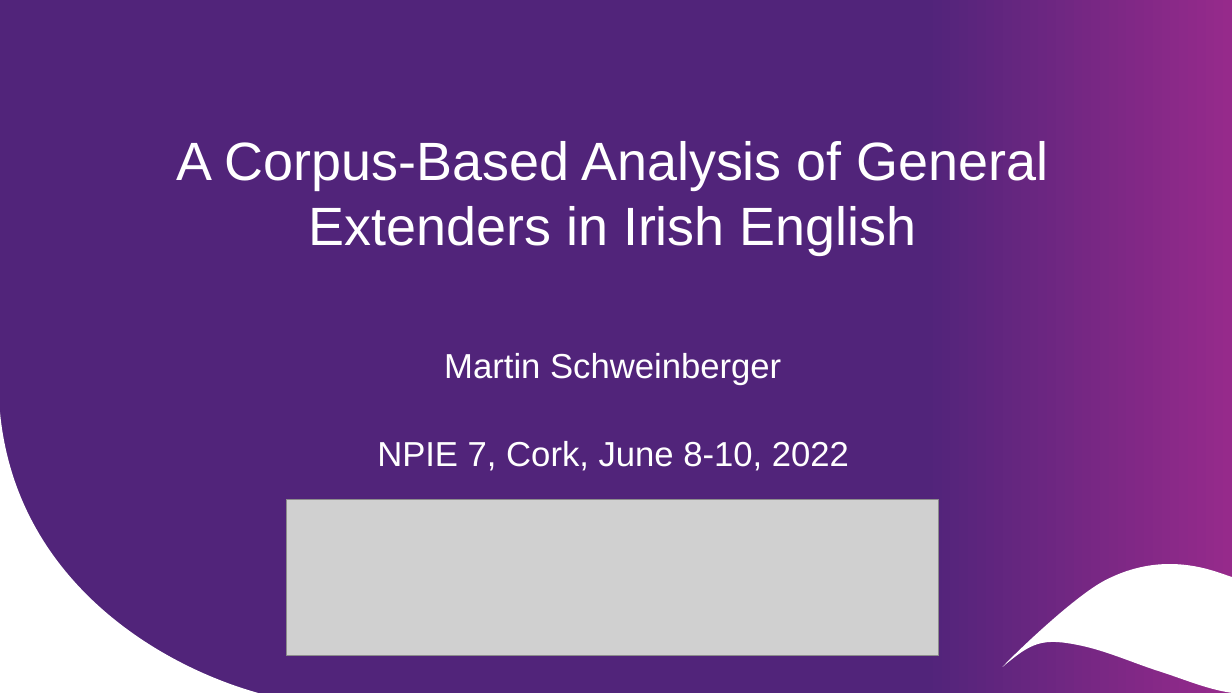
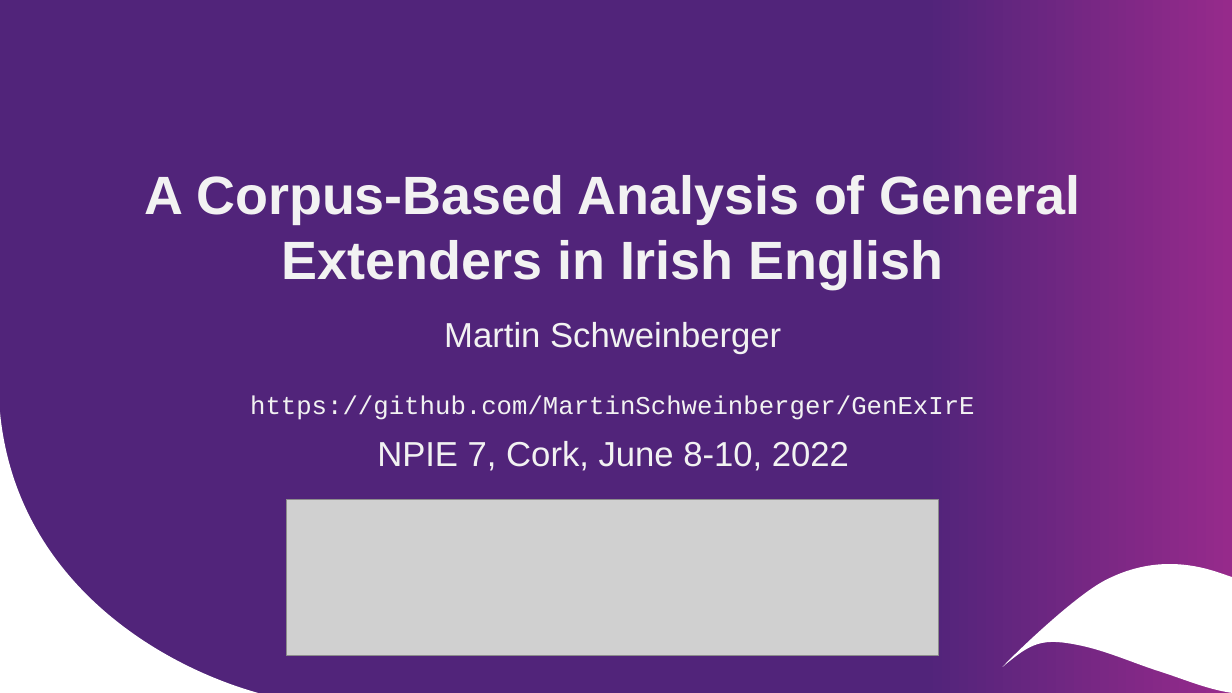
Before and after one commit to MartinSchweinberger/GenExIrE, a slide deck: slide 1 of docs/NPIE2022_Schweinberger_GenEx.pptx. Drawn at 1232x693 pixels with LibreOffice and Linux fonts; fonts in the diff are those of the drawing; grey boxes stand for pictures; background and template pictures are left out. Boxes give left, top, right and bottom in pixels: in the first picture for what was removed or moved away, otherwise in the second. Text is boxed around its words. In the diff, an @@ line names an element or a change of style, - is before the commit and + after.

Commit message:
ppt updates

```diff
--- a/docs/NPIE2022_Schweinberger_GenEx.pptx
+++ b/docs/NPIE2022_Schweinberger_GenEx.pptx
@@ title at (145, 175, 1081, 420): text changed; text colour #FFFFFF to #F2F2F2 @@
-A Corpus-Based Analysis of General Extenders in Irish English
-Martin Schweinberger
+A Corpus-Based Analysis of General Extenders in Irish English
+Martin Schweinberger
+https://github.com/MartinSchweinberger/GenExIrE
```
Also in this commit, not shown: 1 other file.
